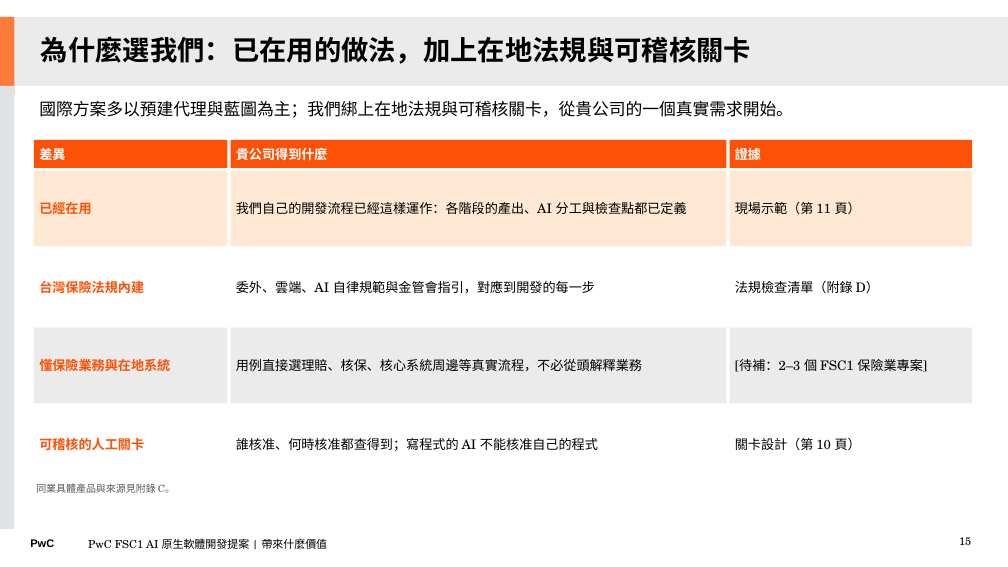
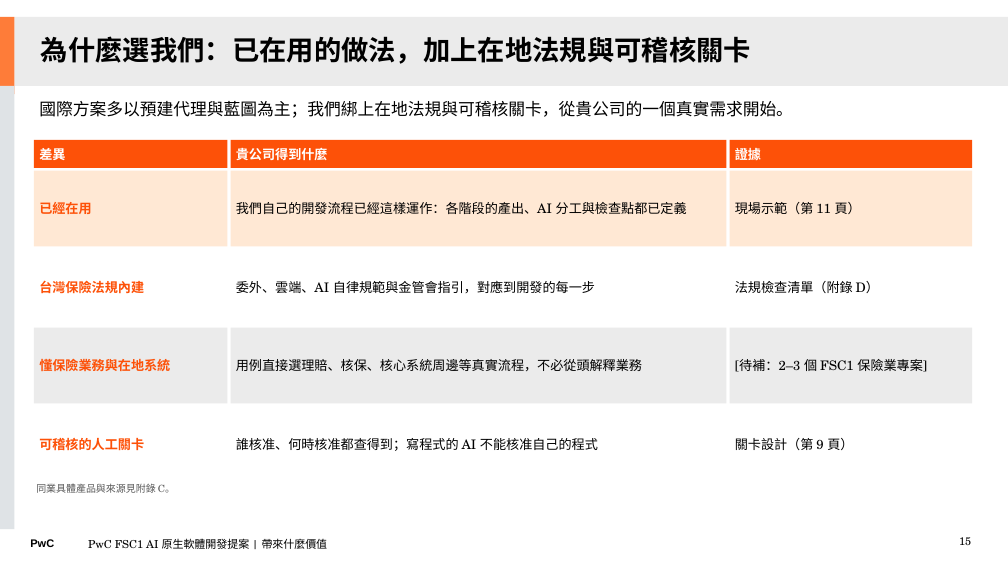
Before and after one commit to Robshao/PwC_FSC1, a slide deck: slide 15 of research/ai-native-sdlc/AI原生軟體開發_合夥人提案簡報_客戶版.pptx. Drawn at 1008x567 pixels with LibreOffice and Linux fonts; fonts in the diff are those of the drawing. Boxes give left, top, right and bottom in pixels: in the first picture for what was removed or moved away, otherwise in the second. Text is boxed around its words. In the diff, an @@ line names an element or a change of style, - is before the commit and + after.

```diff
--- a/research/ai-native-sdlc/AI原生軟體開發_合夥人提案簡報_客戶版.pptx
+++ b/research/ai-native-sdlc/AI原生軟體開發_合夥人提案簡報_客戶版.pptx
@@ text in rectangle at (735,438,853,450): text changed @@
-關卡設計（第 10 頁）
+關卡設計（第 9 頁）
```
Also in this commit, not shown: 6 other slides changed, 1 slide removed, 5 other files.
